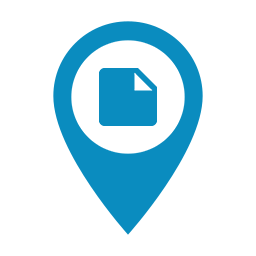
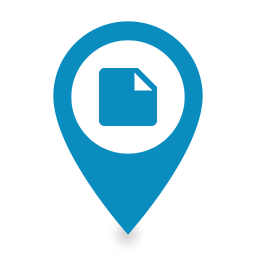
Two versions of the same layered image (256 x 256). Layer-by-layer changes:
pixels changed over 110, 220, 144, 251 (layer not identified)
